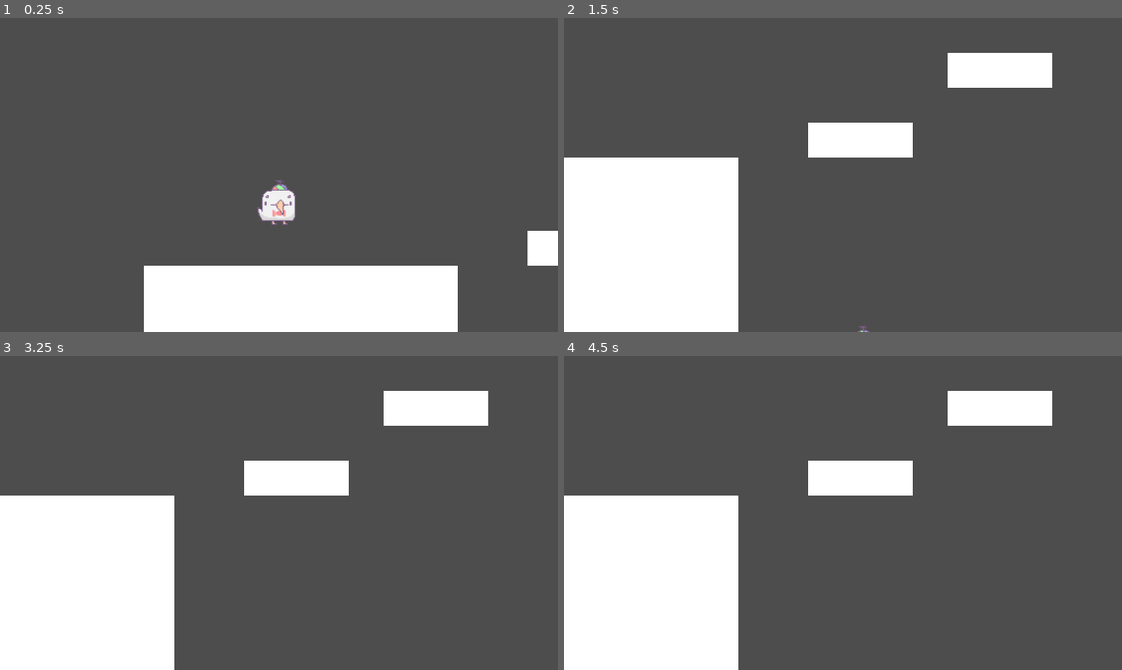
Above: before the commit, frames 1-4 (two rows, left to right).
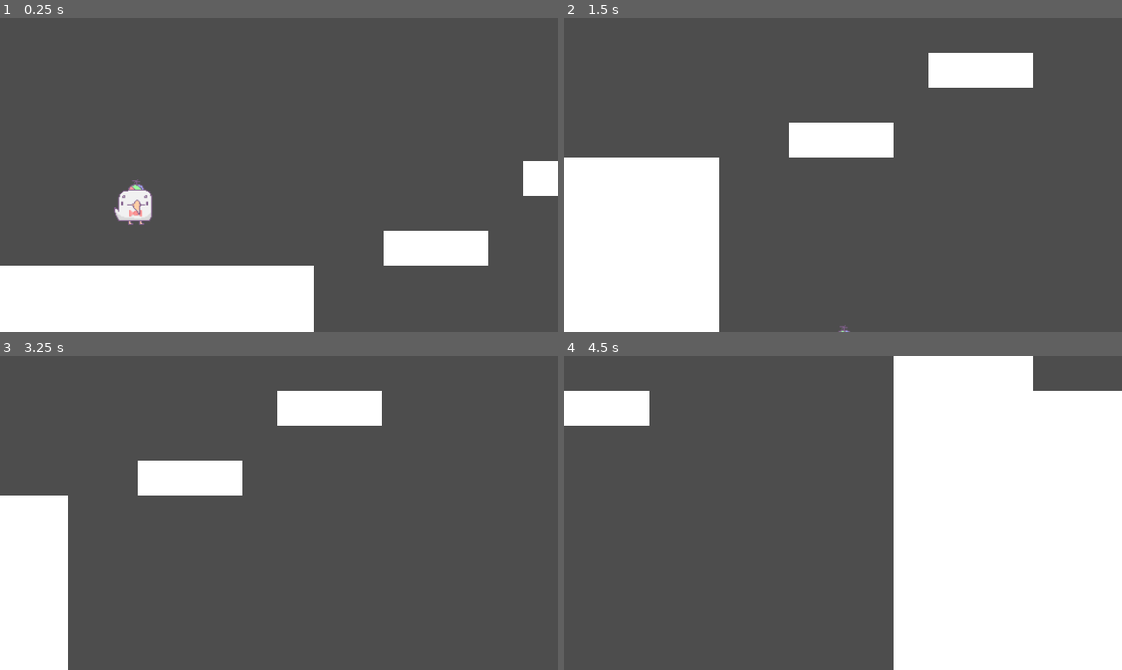
Above: after the commit, the same moments.

Repository: battletoaster34/2D-Platformer-Practice
Game: Godot game, scene res://main.tscn
The game is run twice, just before and just after one commit, with the same random seed, the same clock (stepped at 60 frames per second) and the same inputs.
Inputs:
- Up to frame 1 (0.25 s): no input
- Up to frame 2 (1.5 s): tap Enter (ui_accept) at 0.5, 0.77 s; hold D (right) from 0.53 s (still down)
- Up to frame 3 (3.25 s): tap Enter (ui_accept) at 1.52, 3.02 s; release D (right) at 2.03 s; hold A (left) 2.03-2.78 s; hold D (right) from 2.78 s (still down)
- Up to frame 4 (4.5 s): tap Enter (ui_accept) at 3.77 s; release D (right) at 4.28 s; hold A (left) from 4.28 s (still down)

The runs differ from the first frame. In frame 1, 16% of the frame differs, in the area x 0-100%, y 45-100%; in frame 2, 3.5%; in frame 3, 19%; in frame 4, 57%, in the area x 0-100%, y 0-100%.
Error before the commit: Invalid access to property or key 'polygon' on a base object of type 'null instance'. (res://TestLevel.gd:9)

Commit message:
fixed kinda
tile map and stuff fixed

Diff:
--- a/TestLevel.gd
+++ b/TestLevel.gd
@@ -5,5 +5,3 @@
 
 
 # Called when the node enters the scene tree for the first time.
-func _ready():
-	polygon_2d.polygon = collision_polygon_2d.polygon
--- a/player.tscn
+++ b/player.tscn
@@ -38,9 +38,8 @@
 [node name="Camera2D" type="Camera2D" parent="."]
 position = Vector2(79, 56)
 scale = Vector2(21.6306, 16.4426)
-limit_left = -200
-limit_top = -500
-limit_right = 400
+limit_left = 0
+limit_right = 3000
 limit_bottom = 200
 drag_vertical_enabled = true
 drag_bottom_margin = 0.4
